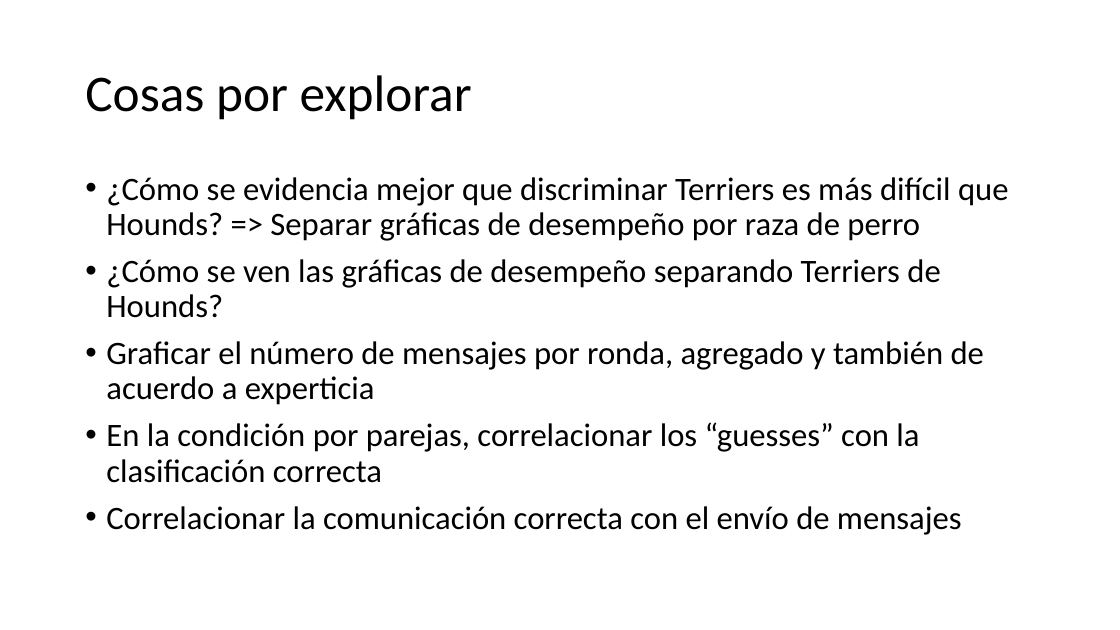
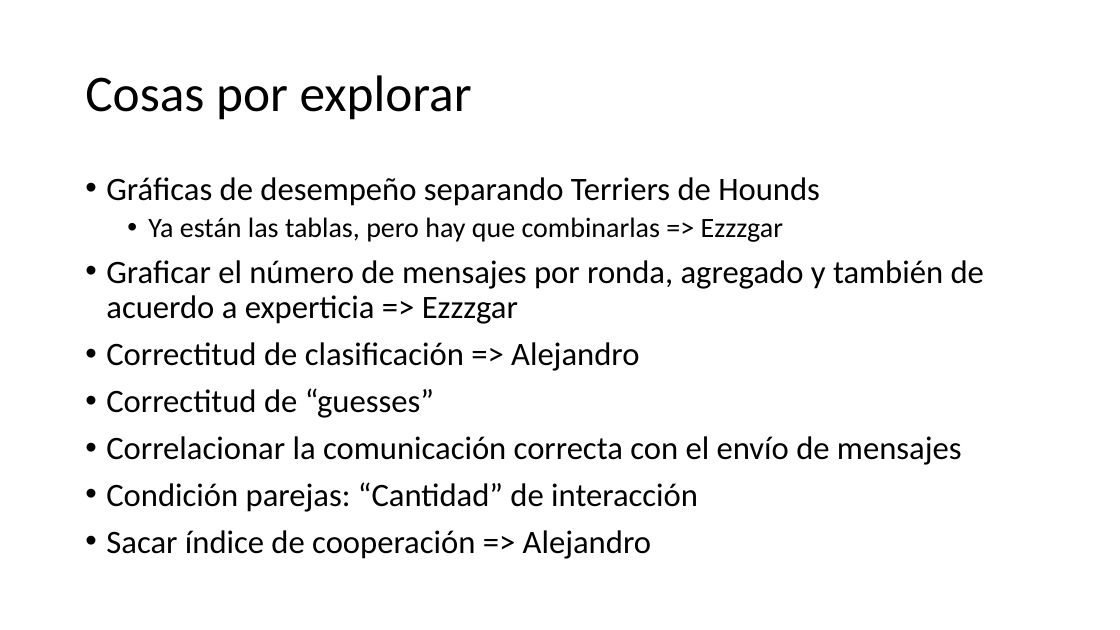
Before and after one commit to Slendercoder/DatosDLL, a slide deck: slide 13 of 12-16-18-23-27-sept-2019/Analysis/Colaboración, uso del lenguaje y comprensión.pptx. Drawn at 1120x630 pixels with LibreOffice and Linux fonts; fonts in the diff are those of the drawing. Boxes give left, top, right and bottom in pixels: in the first picture for what was removed or moved away, otherwise in the second. Text is boxed around its words. In the diff, an @@ line names an element or a change of style, - is before the commit and + after.

```diff
--- a/12-16-18-23-27-sept-2019/Analysis/Colaboración, uso del lenguaje y comprensión.pptx
+++ b/12-16-18-23-27-sept-2019/Analysis/Colaboración, uso del lenguaje y comprensión.pptx
@@ text at box(106, 177, 984, 418): text changed @@
-• ¿Cómo se evidencia mejor que discriminar Terriers es más difícil que Hounds? => Separar gráficas de desempeño por raza de perro
-• ¿Cómo se ven las gráficas de desempeño separando Terriers de Hounds?
-• Graficar el número de mensajes por ronda, agregado y también de acuerdo a experticia
-• En la condición por parejas, correlacionar los “guesses” con la clasificación correcta
+• Gráficas de desempeño separando Terriers de Hounds
+  • Ya están las tablas, pero hay que combinarlas => Ezzzgar
+• Graficar el número de mensajes por ronda, agregado y también de acuerdo a experticia => Ezzzgar
+• Correctitud de clasificación => Alejandro
+• Correctitud de “guesses”
@@ text at box(106, 482, 698, 559): paragraphs added @@
+• Condición parejas: “Cantidad” de interacción
+• Sacar índice de cooperación => Alejandro
```
Also in this commit, not shown: 1 other slide changed.
